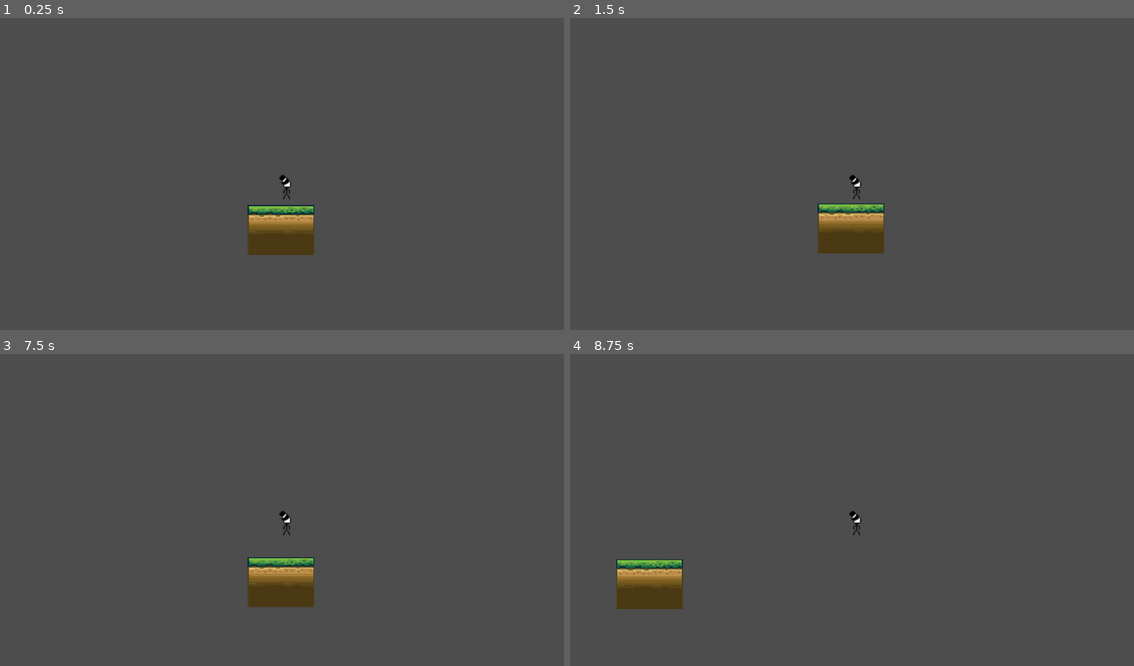
Above: before the commit, frames 1-4 (two rows, left to right).
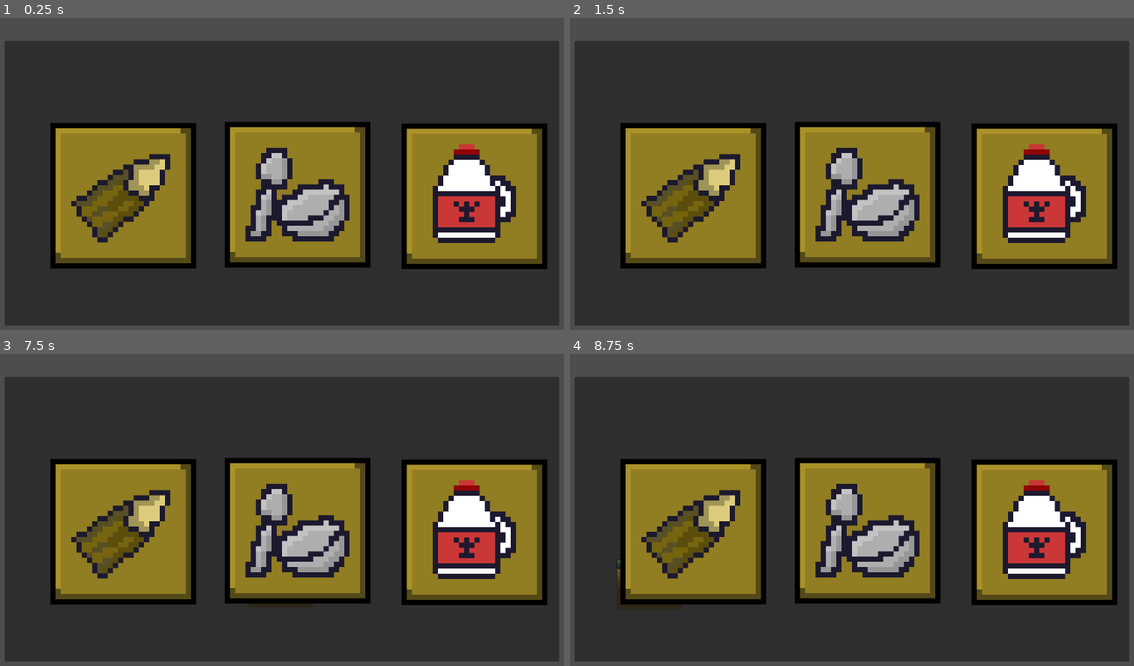
Above: after the commit, the same moments.

Repository: Tigeagle2/Team_one_game
Game: Godot game, scene res://Scenes/main_scene.tscn
The game is run twice, just before and just after one commit, with the same random seed, the same clock (stepped at 60 frames per second) and the same inputs.
Inputs (mouse positions are in pixels of both pictures, inside the frame that each line leads up to):
- Up to frame 1 (0.25 s): no input
- Up to frame 2 (1.5 s): click (694, 195) at 0.52 s; click (868, 195) at 1.27 s
- Up to frame 3 (7.5 s): click (473, 531) at 2.02 s; click (124, 531) at 2.77 s; click (298, 531) at 3.52 s; click (473, 531) at 4.27 s; click (124, 531) at 5.02 s; click (298, 531) at 5.77 s; click (473, 531) at 6.52 s; tap Enter (ui_accept) at 7.25 s; move the mouse to (417, 506) at 7.27 s; press the mouse at (417, 506) at 7.28 s
- Up to frame 4 (8.75 s): tap Enter (ui_accept) at 7.52, 8.27 s; move the mouse to (733, 538) at 8.02 s; release the mouse at (733, 538) at 8.03 s; tap Q (dash) at 8.1 s

The runs differ from the first frame. In frame 1, 89% of the frame differs, in the area x 0-100%, y 7-99%; in frame 2, 89%; in frame 3, 89%; in frame 4, 89%.
Error in both runs: Invalid call. Nonexistent function 'has_method' in base 'Nil'. (res://Scripts/player.gd:67)

Commit message:
small changes

Diff:
--- a/Scenes/main_ui.tscn
+++ b/Scenes/main_ui.tscn
@@ -6,7 +6,6 @@
 [ext_resource type="Texture2D" uid="uid://b5jyxl72fc1dj" path="res://Assets/Sprites/Holy Milk.png" id="4_7okpu"]
 
 [node name="main_ui" type="CanvasLayer"]
-visible = false
 script = ExtResource("1_gmh8u")
 
 [node name="weapon_select_panel" type="Panel" parent="."]
--- a/Scenes/player.tscn
+++ b/Scenes/player.tscn
@@ -83,7 +83,7 @@
 }]
 
 [sub_resource type="RectangleShape2D" id="RectangleShape2D_vgqql"]
-size = Vector2(128, 130)
+size = Vector2(123, 122)
 
 [node name="Player" type="CharacterBody2D"]
 collision_layer = 2
@@ -99,6 +99,7 @@
 frame_progress = 0.73106664
 
 [node name="CollisionShape2D" type="CollisionShape2D" parent="."]
+position = Vector2(2.5, 4)
 shape = SubResource("RectangleShape2D_vgqql")
 
 [node name="weapon_slot" type="Marker2D" parent="."]
--- a/Scripts/gamemanager.gd
+++ b/Scripts/gamemanager.gd
@@ -1,5 +1,5 @@
 extends Node
-
+var gamerunning: bool = false
 
 # Called when the node enters the scene tree for the first time.
 func _ready() -> void:
